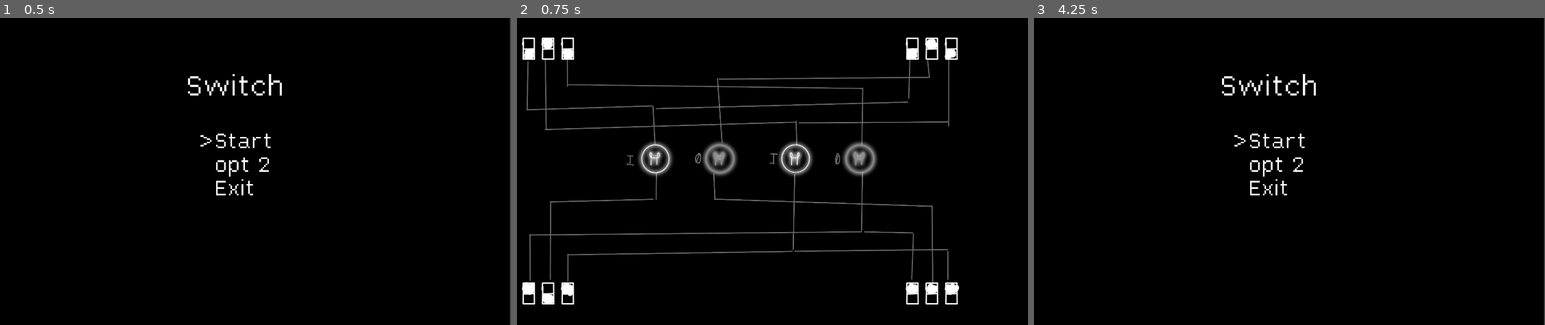
Above: before the commit, frames 1-3 (left to right).
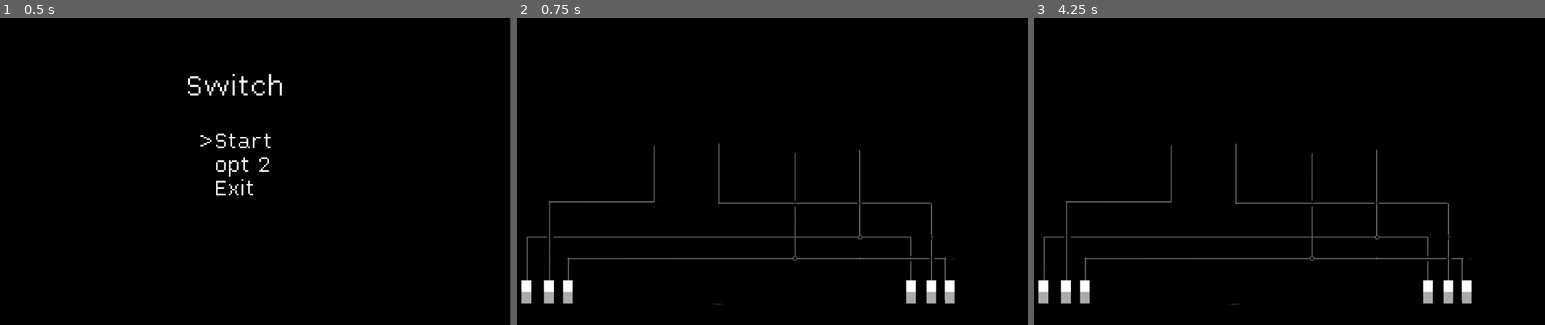
Above: after the commit, the same moments.

Repository: DragonCat4012/Switch
Game: Godot game, scene res://menu.tscn
Same seed, same stepped clock (60 frames per second), same inputs: the game is played once before the commit and once after it.
Inputs (mouse positions are in pixels of both pictures, inside the frame that each line leads up to):
- Up to frame 1 (0.5 s): no input
- Up to frame 2 (0.75 s): tap Enter (ui_accept) at 0.5 s; move the mouse to (874, 156) at 0.52 s; hold Up (ui_up) from 0.53 s (still down); click (874, 156) at 0.67 s
- Up to frame 3 (4.25 s): tap Enter (ui_accept) at 0.77, 1.25, 1.52, 2, 2.75, 3.02, 3.5, 3.77 s; move the mouse to (1161, 186) at 1.27 s; release Up (ui_up) at 1.28 s; hold Down (ui_down) 1.28-2.03 s; click (1161, 186) at 1.42 s; move the mouse to (1325, 103) at 2.02 s; hold Up (ui_up) 2.03-3.53 s; click (1325, 103) at 2.17 s; move the mouse to (1243, 232) at 2.77 s; click (1243, 232) at 2.92 s; move the mouse to (1437, 217) at 3.52 s; hold Down (ui_down) from 3.53 s (still down); click (1437, 217) at 3.67 s; tap Escape (ui_cancel) at 4.15 s

Frame 1 is identical in both runs. In frame 2, 8.0% of the frame differs, in the area x 0-87%, y 6-94%; in frame 3, 3.3%.

Commit message:
add switch script

Diff:
--- a/MainMenu.gd
+++ b/MainMenu.gd
@@ -9,7 +9,6 @@
 var currentSelection = 0
 
 func _ready():
-	print("ayyyy")
 	set_current_selection(0)
 
 func _process(delta):
--- /dev/null
+++ b/Sprites/Switch/Switch.gd
@@ -0,0 +1,22 @@
+extends Sprite2D
+
+var onTexture = load("res://Sprites/Switch/on.PNG")
+var offTexture = load("res://Sprites/Switch/off.PNG")
+var isOn = false
+
+func _ready():
+	set_process_input(true)
+	texture = offTexture
+
+func _input(event):
+	if event is InputEventMouseButton and event.is_pressed():
+		if get_rect().has_point(to_local(event.position)):
+			isOn = !isOn
+			updateSprite()
+
+
+func updateSprite():
+	if isOn:
+		texture = onTexture
+	else:
+		texture = offTexture
--- a/game.tscn
+++ b/game.tscn
@@ -1,21 +1,78 @@
-[gd_scene load_steps=3 format=3 uid="uid://cygmp3elu4kij"]
+[gd_scene load_steps=5 format=3 uid="uid://cygmp3elu4kij"]
 
-[ext_resource type="Script" path="res://GameScene.gd" id="1_0etv3"]
-[ext_resource type="Texture2D" uid="uid://bwmk67nxmuxpv" path="res://map1.jpg" id="1_mhnrs"]
+[ext_resource type="Texture2D" uid="uid://dv8hml4jqfej1" path="res://Sprites/Maps/map1.PNG" id="2_cey4v"]
+[ext_resource type="Script" path="res://Sprites/Switch/Switch.gd" id="3_gwxeo"]
+[ext_resource type="Texture2D" uid="uid://bvp45mugj0pvi" path="res://Sprites/Switch/off.PNG" id="3_tksxr"]
+
+[sub_resource type="GDScript" id="GDScript_g15of"]
+script/source = "extends MarginContainer
+#const first_scene = preload(\"res://menu.tscn\")
+
+func _process(delta):
+	if Input.is_action_just_pressed(\"ui_cancel\"):
+		get_tree().change_scene_to_file(\"res://menu.tscn\")
+"
 
 [node name="Game" type="Node2D"]
+script = SubResource("GDScript_g15of")
+
+[node name="ColorRect" type="ColorRect" parent="."]
+offset_right = 1920.0
+offset_bottom = 1080.0
+color = Color(0, 0, 0, 1)
+
+[node name="CenterContainer" type="CenterContainer" parent="."]
+offset_top = 952.0
+offset_right = 1920.0
+offset_bottom = 2032.0
+scale = Vector2(1, 0.12)
+
+[node name="NumberLabel" type="Label" parent="CenterContainer"]
+custom_minimum_size = Vector2(300, 200)
+layout_mode = 2
+text = "UwU"
 
 [node name="MarginContainer" type="MarginContainer" parent="."]
 offset_right = 1920.0
 offset_bottom = 1080.0
-script = ExtResource("1_0etv3")
 
-[node name="Map1" type="Sprite2D" parent="MarginContainer"]
+[node name="Map" type="Sprite2D" parent="MarginContainer"]
 position = Vector2(960, 540)
 scale = Vector2(1, 1)
-texture = ExtResource("1_mhnrs")
+texture = ExtResource("2_cey4v")
 
-[node name="ColorRect" type="ColorRect" parent="MarginContainer"]
-visible = false
-layout_mode = 2
-color = Color(0, 0, 0, 1)
+[node name="Switch 1" type="Sprite2D" parent="MarginContainer"]
+position = Vector2(160, 965)
+scale = Vector2(0.05, 0.05)
+texture = ExtResource("3_tksxr")
+script = ExtResource("3_gwxeo")
+
+[node name="Switch 2" type="Sprite2D" parent="MarginContainer"]
+position = Vector2(239, 965)
+scale = Vector2(0.05, 0.05)
+texture = ExtResource("3_tksxr")
+script = ExtResource("3_gwxeo")
+
+[node name="Switch 3" type="Sprite2D" parent="MarginContainer"]
+position = Vector2(306, 965)
+scale = Vector2(0.05, 0.05)
+texture = ExtResource("3_tksxr")
+script = ExtResource("3_gwxeo")
+
+[node name="Switch 4" type="Sprite2D" parent="MarginContainer"]
+position = Vector2(1511, 965)
+scale = Vector2(0.05, 0.05)
+texture = ExtResource("3_tksxr")
+script = ExtResource("3_gwxeo")
+
+[node name="Switch 5" type="Sprite2D" parent="MarginContainer"]
+position = Vector2(1582, 965)
+scale = Vector2(0.05, 0.05)
+texture = ExtResource("3_tksxr")
+script = ExtResource("3_gwxeo")
+
+[node name="Switch 6" type="Sprite2D" parent="MarginContainer"]
+position = Vector2(1647, 965)
+scale = Vector2(0.05, 0.05)
+texture = ExtResource("3_tksxr")
+script = ExtResource("3_gwxeo")
Binary file added: Sprites/Maps/map1.PNG
Not shown, changed: Sprites/Maps/map1.PNG.import
Binary file added: Sprites/Switch/off.PNG
Not shown, added: Sprites/Switch/off.PNG.import
Binary file added: Sprites/Switch/on.PNG
Not shown, added: Sprites/Switch/on.PNG.import
Binary file removed: map1.jpg
